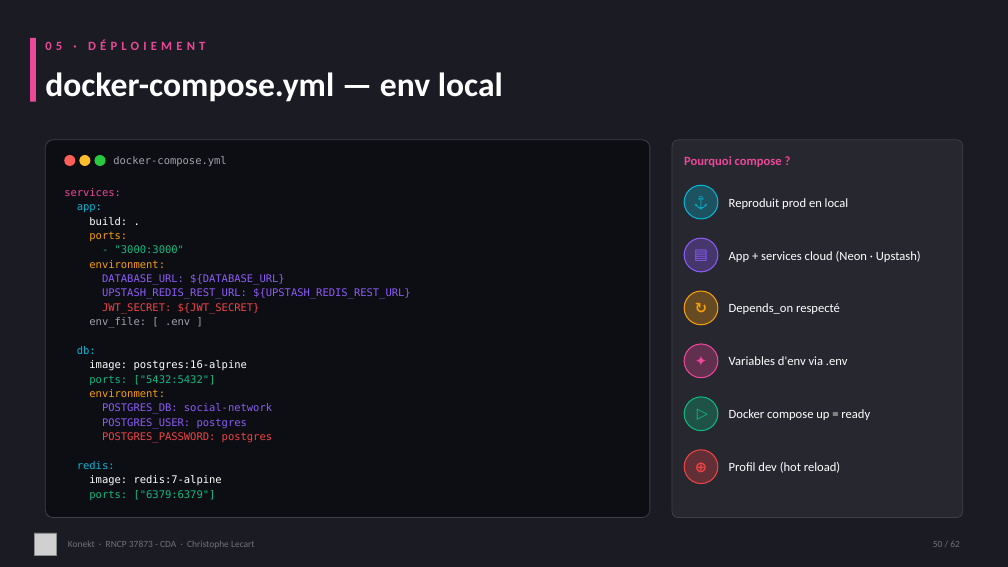
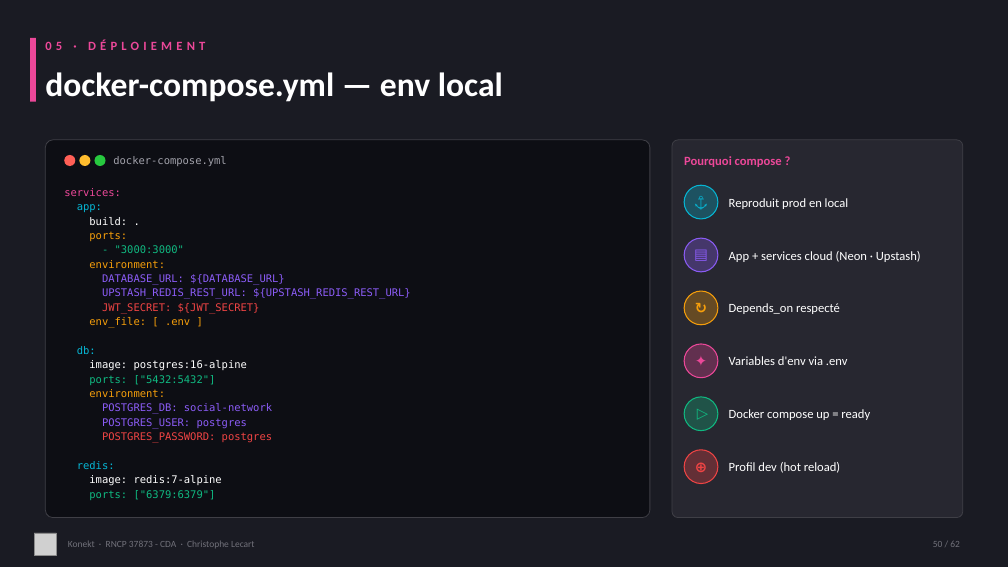
Before and after one commit to CLecart/social-network, a slide deck: slide 50 of dossier-certification/00-presentation/Konekt_RNCP_37873_Support_Visuel.pptx. Drawn at 1008x567 pixels with LibreOffice and Linux fonts; fonts in the diff are those of the drawing; grey boxes stand for pictures. Boxes give left, top, right and bottom in pixels: in the first picture for what was removed or moved away, otherwise in the second. Text is boxed around its words. In the diff, an @@ line names an element or a change of style, - is before the commit and + after.

```diff
--- a/dossier-certification/00-presentation/Konekt_RNCP_37873_Support_Visuel.pptx
+++ b/dossier-certification/00-presentation/Konekt_RNCP_37873_Support_Visuel.pptx
@@ text "env_file: [ .env ]" at (89,317,190,328): text colour #A1A1AA to #F59E0B @@
```
